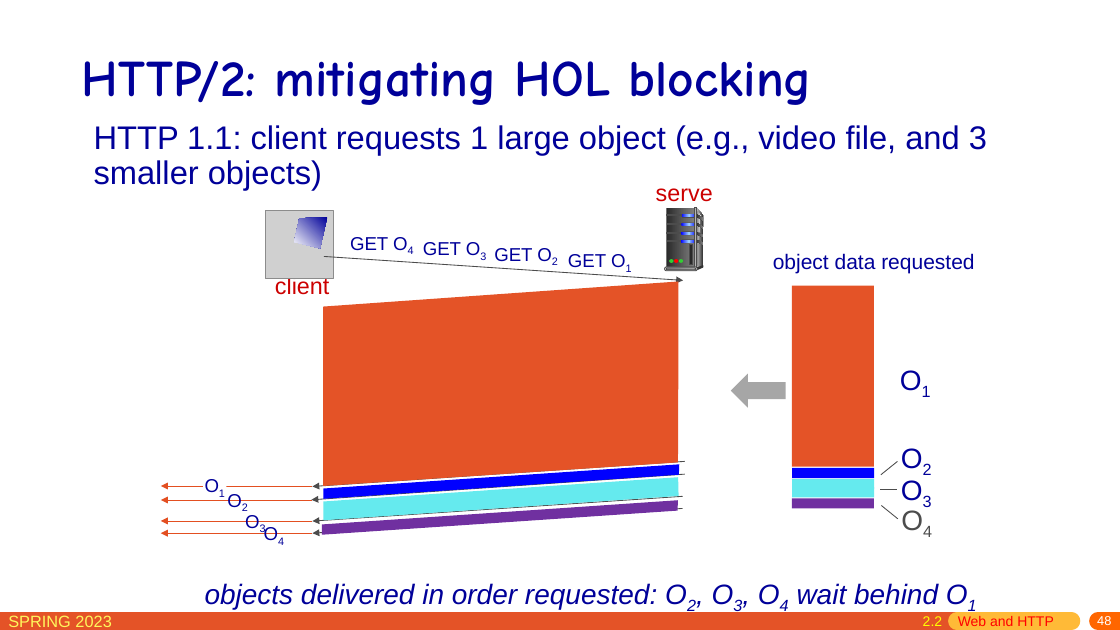
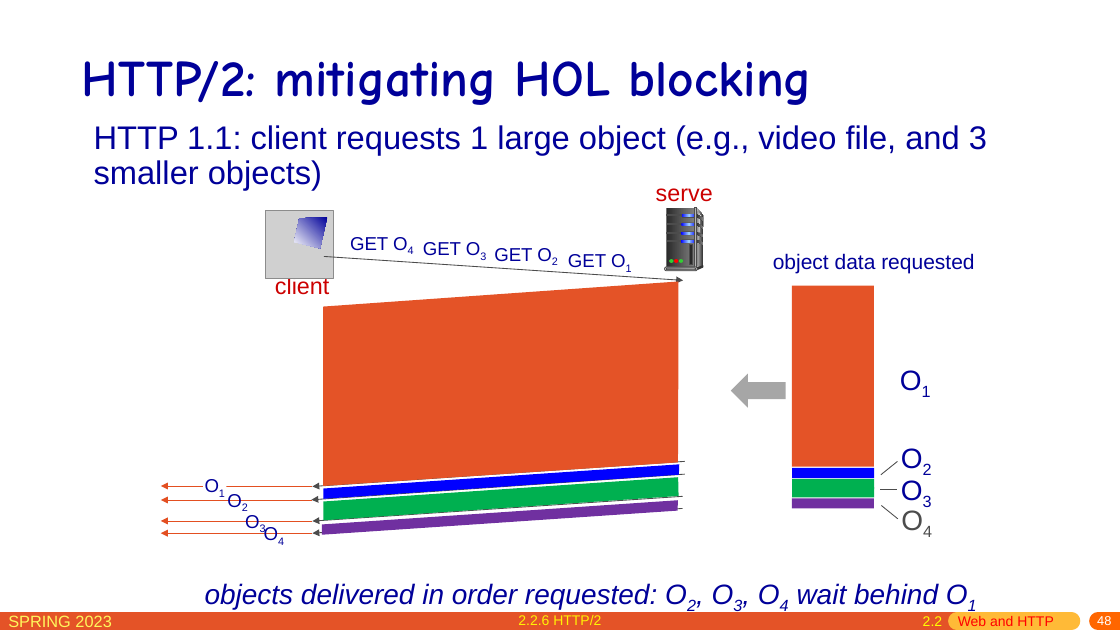
Before and after one commit to network-whu/slides, a slide deck: slide 48 of pptx/chapter2.pptx. Drawn at 1120x630 pixels with LibreOffice and Linux fonts; fonts in the diff are those of the drawing; grey boxes stand for pictures. Boxes give left, top, right and bottom in pixels: in the first picture for what was removed or moved away, otherwise in the second. Text is boxed around its words. In the diff, an @@ line names an element or a change of style, - is before the commit and + after.

```diff
--- a/pptx/chapter2.pptx
+++ b/pptx/chapter2.pptx
@@ fill #65EAEE to #00B050 in 3 elements at [792, 479, 875, 489], [792, 487, 875, 497], [323, 477, 679, 520] @@
@@ text added at [518, 615, 601, 625], 12 pt, text #FFF105 @@
+2.2.6 HTTP/2
```
Also in this commit, not shown: 28 other slides changed.
